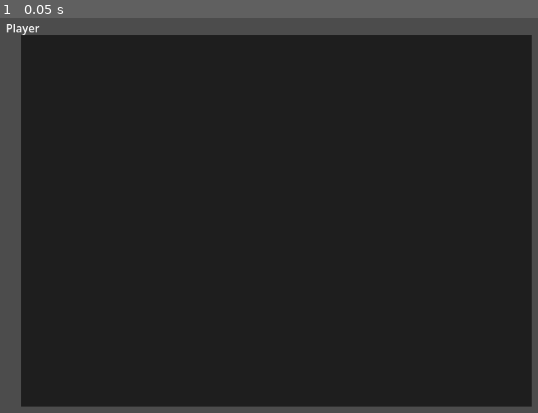
Above: before the commit, frame 1.
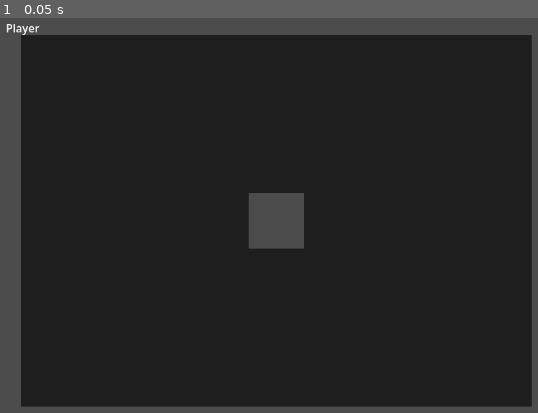
Above: after the commit, the same moment.

Repository: moklem/Roge-Like
Game: Godot game, scene res://scenes/Game.tscn
The game is run twice, just before and just after one commit, with the same random seed, the same clock (stepped at 60 frames per second) and the same inputs. This scene is started directly instead of the project's main scene.
Inputs:
- Up to frame 1 (0.05 s): no input

The runs differ from the first frame. In frame 1, 1.4% of the frame differs, in the area x 46-57%, y 44-59%.

Commit message:
feat(03-01): add central obstacle and enemy spawn points to Game.tscn
- Added RectangleShape2D_obs sub_resource (80x80) for obstacle collider
- Added ObstacleCenter StaticBody2D at (400,300) with collision_layer=1
- ObstacleCenter has CollisionShape2D (RectangleShape2D_obs) and visual Polygon2D
- Added EnemySpawnPoints Node2D with 5 Marker2D children (ESpawn1-5)
- ESpawn positions: (100,100), (700,100), (100,500), (700,500), (400,150)
- Incremented load_steps from 5 to 6

Diff:
--- a/scenes/Game.tscn
+++ b/scenes/Game.tscn
@@ -12,6 +12,9 @@
 
 [sub_resource type="RectangleShape2D" id="RectangleShape2D_v"]
 size = Vector2(32, 600)
+
+[sub_resource type="RectangleShape2D" id="RectangleShape2D_obs"]
+size = Vector2(80, 80)
 
 [node name="Game" type="Node2D"]
 script = ExtResource("1_game")
@@ -89,6 +92,35 @@
 
 [node name="Entities" type="Node2D" parent="Room1"]
 
+[node name="ObstacleCenter" type="StaticBody2D" parent="Room1"]
+collision_layer = 1
+collision_mask = 0
+position = Vector2(400, 300)
+
+[node name="CollisionShape2D" type="CollisionShape2D" parent="Room1/ObstacleCenter"]
+shape = SubResource("RectangleShape2D_obs")
+
+[node name="Visual" type="Polygon2D" parent="Room1/ObstacleCenter"]
+color = Color(0.3, 0.3, 0.3, 1)
+polygon = PackedVector2Array(-40, -40, 40, -40, 40, 40, -40, 40)
+
+[node name="EnemySpawnPoints" type="Node2D" parent="Room1"]
+
+[node name="ESpawn1" type="Marker2D" parent="Room1/EnemySpawnPoints"]
+position = Vector2(100, 100)
+
+[node name="ESpawn2" type="Marker2D" parent="Room1/EnemySpawnPoints"]
+position = Vector2(700, 100)
+
+[node name="ESpawn3" type="Marker2D" parent="Room1/EnemySpawnPoints"]
+position = Vector2(100, 500)
+
+[node name="ESpawn4" type="Marker2D" parent="Room1/EnemySpawnPoints"]
+position = Vector2(700, 500)
+
+[node name="ESpawn5" type="Marker2D" parent="Room1/EnemySpawnPoints"]
+position = Vector2(400, 150)
+
 [node name="HUD" type="CanvasLayer" parent="."]
 layer = 1
 
Not shown: 1 places in scenes/Game.tscn that only renumber resources
